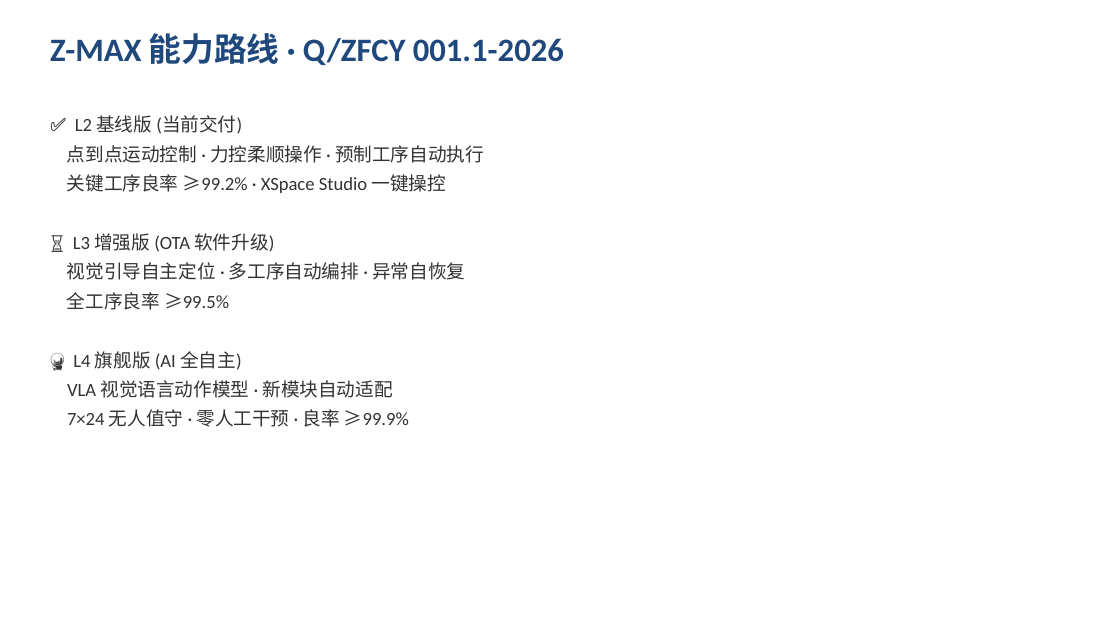
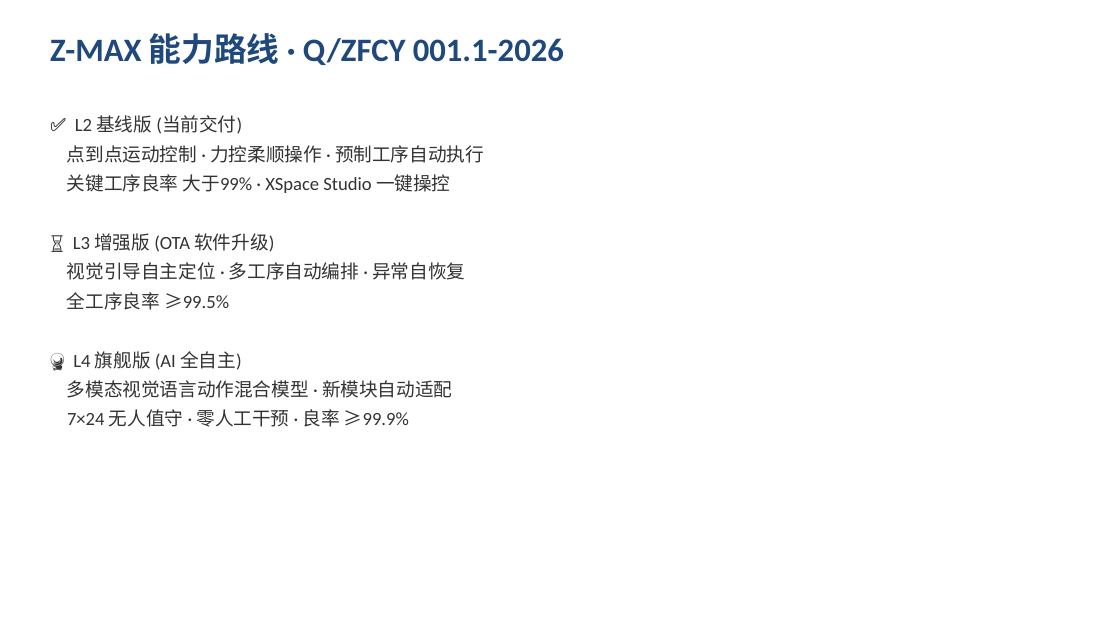
Before and after one commit to MikeBMW/lerobot-smolvla-lew, a slide deck: slide 4 of docs/Z-MAX产品培训-L2基线版.pptx. Drawn at 1120x630 pixels with LibreOffice and Linux fonts; fonts in the diff are those of the drawing. Boxes give left, top, right and bottom in pixels: in the first picture for what was removed or moved away, otherwise in the second. Text is boxed around its words. In the diff, an @@ line names an element or a change of style, - is before the commit and + after.

Commit message:
docs: PPTX全量术语同步 — VTLA/视触觉/因果世界模型
- 5份PPTX文件批量替换: SmolVLA→VTLA, 触觉→视触觉, LeWorldModel→因果世界模型
- Z700F培训手册(10处), 硬件配置(3处), 基线版(3+1处)
- 新增 scripts/sync_pptx.py 批量同步工具

```diff
--- a/docs/Z-MAX产品培训-L2基线版.pptx
+++ b/docs/Z-MAX产品培训-L2基线版.pptx
@@ text at [67,174,450,193]: text changed @@
-关键工序良率 ≥99.2% · XSpace Studio 一键操控
+关键工序良率 大于99% · XSpace Studio 一键操控
@@ text at [67,380,452,398]: text changed @@
-VLA 视觉语言动作模型 · 新模块自动适配
+多模态视觉语言动作混合模型 · 新模块自动适配
```
Also in this commit, not shown: 1 other slide changed, 3 other files.
